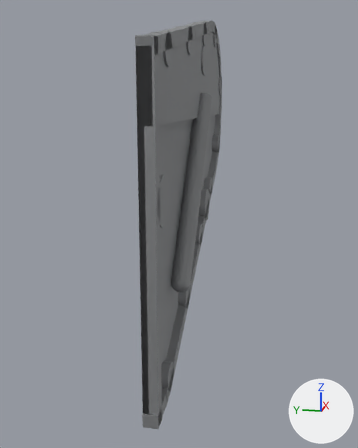
Before and after pictures for a commit that changed the glTF model public/parts/chain-housing-lid-right.glb.
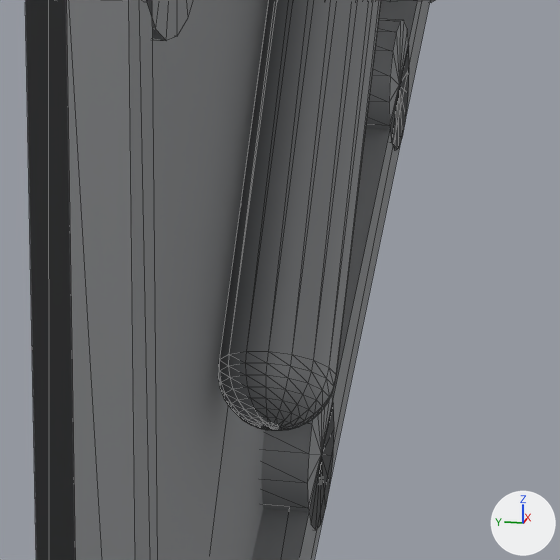
There are two pictures of each version: one whole from a 50 mm lens placed at (-85.0, -341.0, 4.0), pointed at (223.0, -279.0, -74.0), one close up on the part from 38% to 64% of the width and 49% to 70% of the height. The lights are fixed; the arrows at lower right show +X, +Y and +Z. The first two pictures are the older version. The close-ups show mesh edges as thin lines. Where no turn or scale is listed for an object, it has been applied to the vertices. Vertices at exactly the same position are counted once.

Before the edit, the objects in view are built like this:
```python
me_mesh_0 = bpy.data.meshes.new('Mesh_0')
me_mesh_0.from_pydata(...)  # 915 vertices, 1700 faces; spans x -119.0..119.0, y -7.0..7.0, z -103.0..103.0
me_mesh_0.materials.append(mat_castalu)  # grey #96989a
ob_chain_housing_lid_right_castalu = bpy.data.objects.new('chain-housing-lid-right:castAlu', me_mesh_0)
ob_chain_housing_lid_right_castalu.location = (232.8, -290.0, -43.9)
```
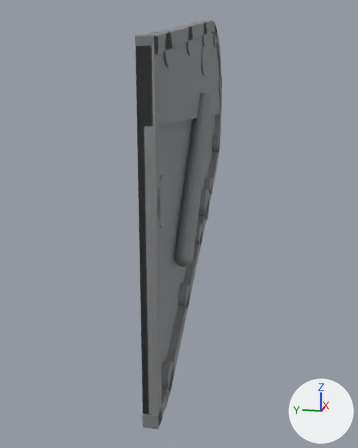
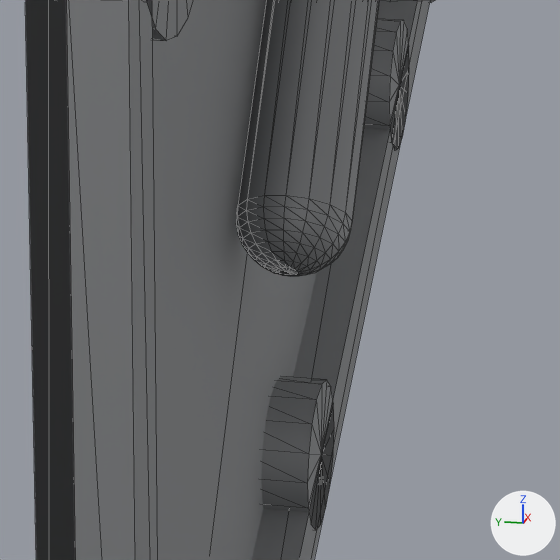
Edits to the bpy script that builds the scene:
```text
Change me_mesh_0:
    where me_mesh_0.from_pydata(...)  # 915 vertices, 1700 faces; spans x -119.0..119.0, y -7.0..7.0, z -103.0..103.0
    used by ob_chain_housing_lid_right_castalu; location = (232.8, -290.0, -43.9)
    me_mesh_0 part 1: the loose piece of 176 vertices spanning x -73.0..15.0, y -7.0..4.0, z -53.0..53.0 is scaled about its middle by (0.901, 1, 0.881), then moved by (4.0, 0.0, 6.0)
```

Changed parts and their boxes [x1, y1, x2, y2] in the close-ups (560 x 560 px; the box of a moved part takes in the faces that stretch with it):
part 1 of me_mesh_0, moved or reshaped
    before: [218, 0, 381, 431]
    after: [236, 0, 379, 277]
